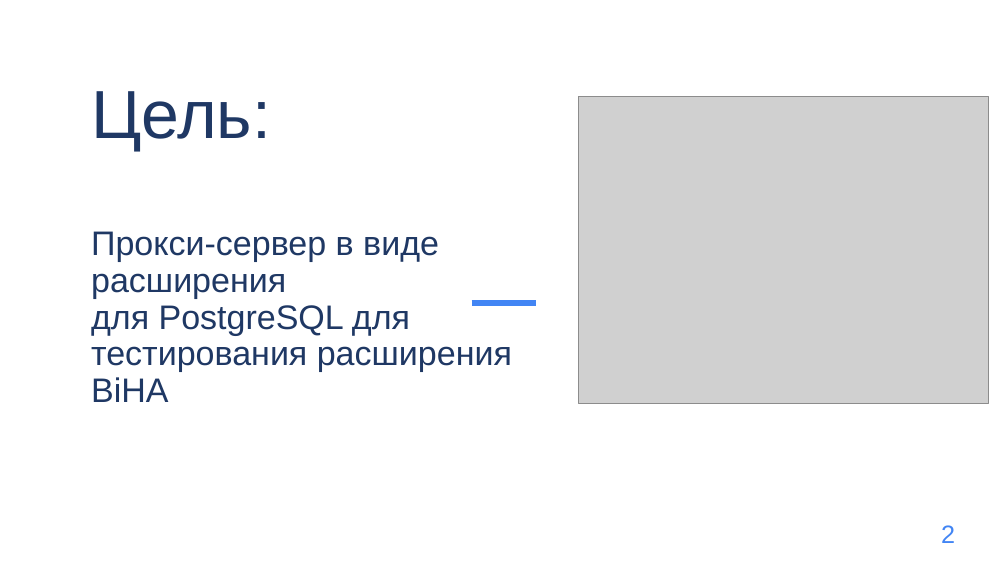
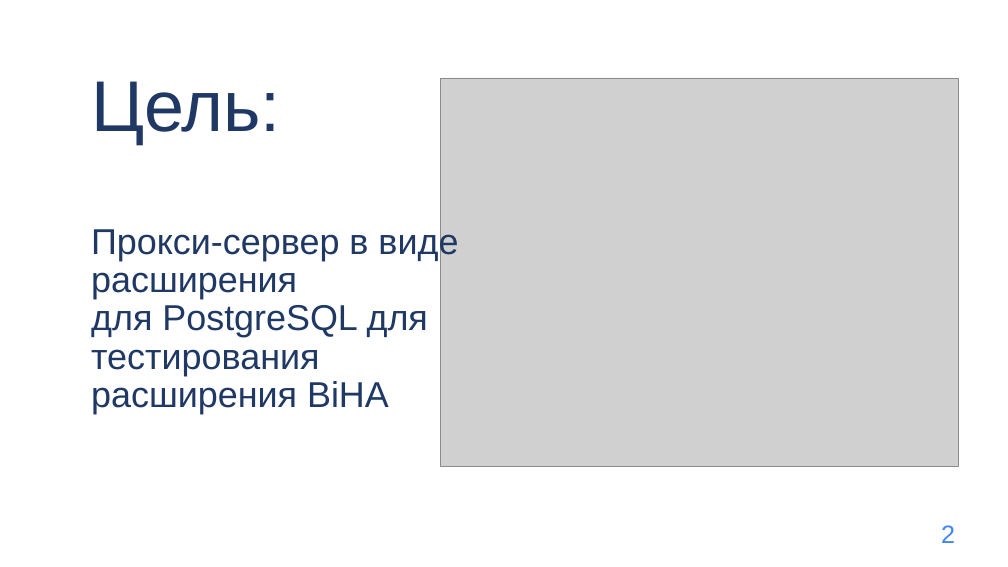
Before and after one commit to DLaaren/PGLab-postgresql-proxy-extension, a slide deck: slide 2 of proxy.pptx. Drawn at 1008x567 pixels with LibreOffice and Linux fonts; fonts in the diff are those of the drawing; grey boxes stand for pictures. Boxes give left, top, right and bottom in pixels: in the first picture for what was removed or moved away, otherwise in the second. Text is boxed around its words. In the diff, an @@ line names an element or a change of style, - is before the commit and + after.

```diff
--- a/proxy.pptx
+++ b/proxy.pptx
@@ title "Цель: Прокси-сервер в виде расширения ..." at box(91, 81, 458, 414): size 64.8 to 68.4 pt in "Цель:"; size 32.4 to 34.2 pt; line spacing 0.9 to 0.89 @@
@@ picture: place and size @@
-picture at box(578, 97, 989, 403)
+picture at box(441, 78, 959, 467)
@@ freeform shape added at box(436, 266, 492, 296), outline #FFFFFF 17.01 pt @@
@@ line removed from (472, 303) to (537, 303) @@
```
Also in this commit, not shown: 1 other slide changed, 15 slides added, 8 slides removed.
